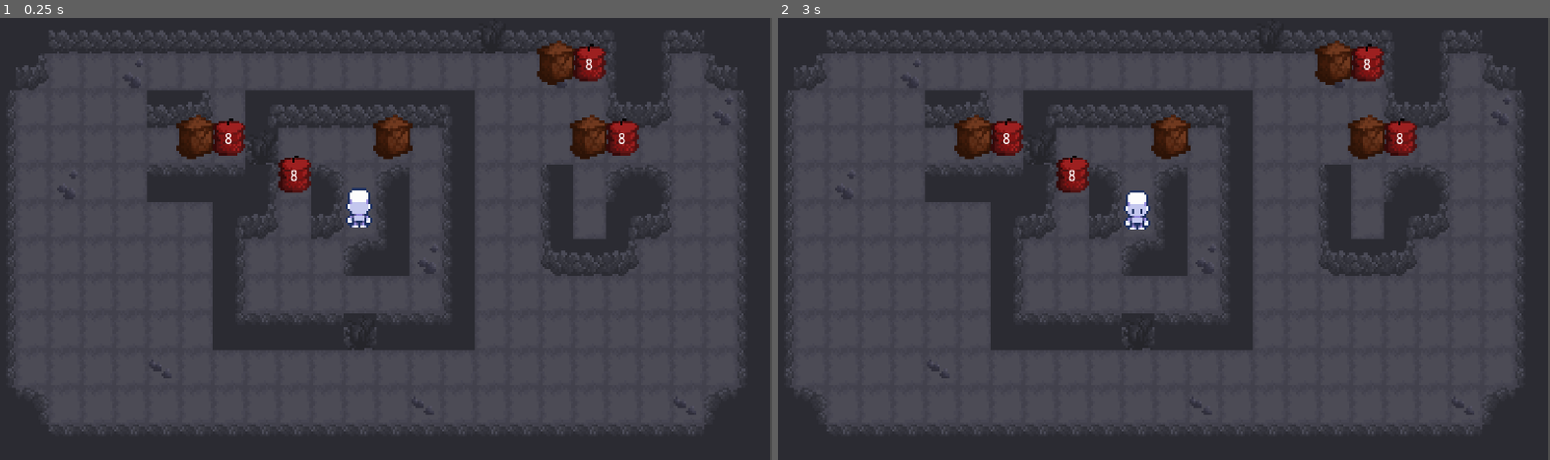
Above: before the commit, frames 1-2 (left to right).
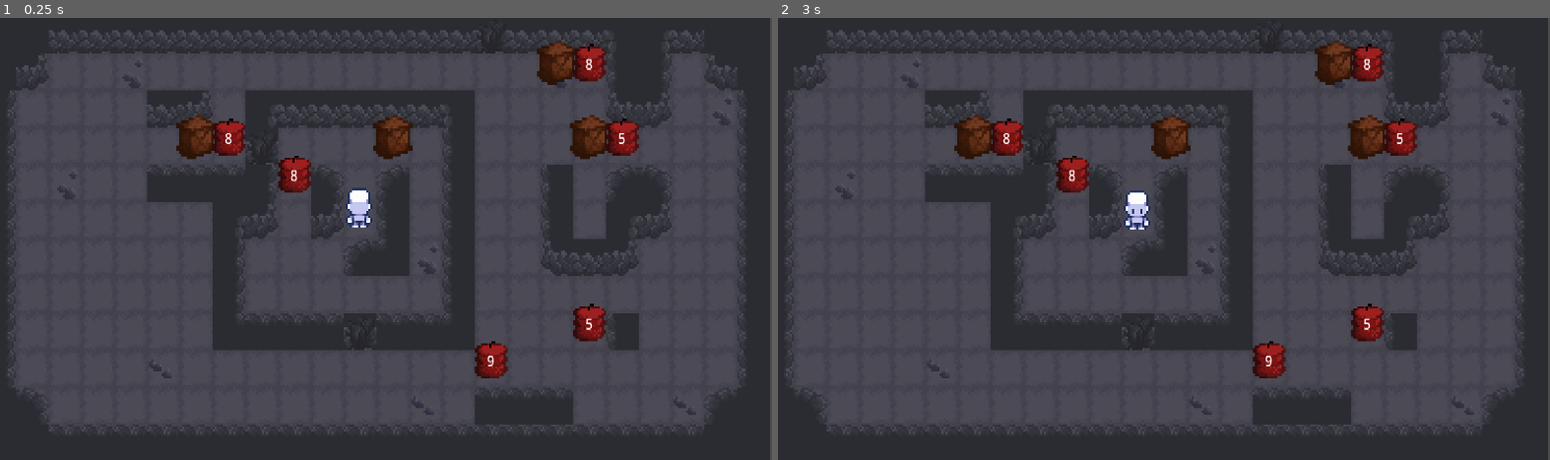
Above: after the commit, the same moments.

Repository: Talisman-J/ExplodingBoxPuzzleGame
Game: Godot game, scene res://scenes/game.tscn
Two runs of this game, one before a commit and one after it. Both use one fixed random seed, a clock stepped at 60 frames per second and the inputs below.
Inputs:
- Up to frame 1 (0.25 s): no input
- Up to frame 2 (3 s): tap Enter at 0.5, 2 s; hold D (right) 0.53-1.28 s; hold Z (undo) 0.53-1.28 s; tap Space at 1.25, 2.75 s; hold S (down) 1.28-2.03 s; tap Z (undo) at 1.35, 2.85 s; hold D (right) 2.03-2.78 s; hold Z (undo) 2.03-2.78 s; hold Up (ui_up) from 2.78 s (still down)

The runs differ from the first frame. In frame 1, 1.7% of the frame differs, in the area x 61-83%, y 26-92%; in frame 2, 1.7%.

Commit message:
Began work on making the player explode. I think Undo works with it too.

Diff:
--- a/scenes/game.tscn
+++ b/scenes/game.tscn
@@ -103,7 +103,7 @@
 light_mask = 4
 visibility_layer = 4
 position = Vector2(8, -8)
-tile_map_data = PackedByteArray("AAAJAPv/AAAFAAMAAAAKAPv/AAA …(1968 unchanged characters)… FAAMAAAAAAAMAAAAFAAEAAAD+/wMAAAAFAAEAAAA=")
+tile_map_data = PackedByteArray("AAAJAPv/AAAFAAMAAAAKAPv/AAA …(1968 unchanged characters)… FAAMAAAAAAAMAAAAFAAEAAAD+/wMAAAAFAAEAAAAFAAUAAAAFAAEAAAAHAAMAAAAEAAIAAAAEAAUAAAAFAAEAAAADAAUAAAAFAAEAAAA=")
 tile_set = SubResource("TileSet_p57ef")
 
 [node name="TileMapLayerFloor" type="TileMapLayer" parent="TileMapLayerWalls"]
@@ -139,3 +139,22 @@
 
 [node name="ExplodeBox4" parent="." instance=ExtResource("4_p57ef")]
 position = Vector2(128, -32)
+
+[node name="explodingBox" parent="ExplodeBox4" index="0"]
+countdown = 5
+
+[node name="ExplodeBox5" parent="." instance=ExtResource("4_p57ef")]
+position = Vector2(112, 48)
+
+[node name="explodingBox" parent="ExplodeBox5" index="0"]
+countdown = 5
+
+[node name="ExplodeBox6" parent="." instance=ExtResource("4_p57ef")]
+position = Vector2(64, 64)
+
+[node name="explodingBox" parent="ExplodeBox6" index="0"]
+countdown = 9
+
+[editable path="ExplodeBox4"]
+[editable path="ExplodeBox5"]
+[editable path="ExplodeBox6"]
--- a/scripts/explodeBox.gd
+++ b/scripts/explodeBox.gd
@@ -107,6 +107,7 @@
 		currPos = initPos
 		self.position = initPos
 
+#HOW TO CHANGE THIS: Right click on the exploding box scene, turn on editable-children.
 @export var countdown : int = 5
 @onready var tempCountdown = countdown
 func updateExplosionTimer(num):
--- a/scripts/player.gd
+++ b/scripts/player.gd
@@ -9,8 +9,16 @@
 static var MOVECOUNT : int = 0
 var exploding = false
 var gettingPushed = false
+var dead : bool = false
+var didMove = false
+var turnsSinceDeath = null
 
-var didMove = false
+
+
+#TODO: Make explosions that go off at the same time all affect the player/boxes.
+#TODO: Make it so that the player can still press movement keys to advance turns but just can't move.
+
+
 
 func setMovingTrue():
 	moving = true
@@ -30,6 +38,20 @@
 const TILE_SIZE = 16
 
 func _unhandled_input(event):
+	if dead:
+		print("DEAD")
+		if event.is_action_pressed("ui_right") or event.is_action_pressed("ui_left") or event.is_action_pressed("ui_up") or event.is_action_pressed("ui_down"):
+			MOVECOUNT += 1
+			moveCountChange.emit(MOVECOUNT)
+			turnsSinceDeath += 1
+			moves.append([position, input_vector])
+		if event.is_action_pressed("undoMove"):
+			undo()
+			turnsSinceDeath -= 1
+			if turnsSinceDeath == 0:
+				dead = false
+				turnsSinceDeath = null
+		return
 	if moving == false:
 		# Only react to key presses (no continuous movement)
 		if event.is_action_pressed("ui_right"):
@@ -71,21 +93,31 @@
 	moves.append([position, input_vector])
 	return didMove
 
+var inputs = {
+	"right": Vector2.RIGHT,
+	"left": Vector2.LEFT,
+	"up": Vector2.UP,
+	"down": Vector2.DOWN}
+
 
 func attempt_move(direction):
+	if exploding:
+		input_vector = inputs[direction]
 	var target_pos = currPos + input_vector * TILE_SIZE
 
 	if can_move_to(direction):
 		currPos = target_pos
-		setMovingTrue() # Lock until move completes
+		#setMovingTrue()
 		position = currPos
-	if gettingPushed == false:
+	if gettingPushed == false and exploding == false:
 		moves.append([position, input_vector])
 		MOVECOUNT += 1
 		moveCountChange.emit(MOVECOUNT)
+		if dead == true:
+			turnsSinceDeath += 1
 	update_animation_parameters()
-	if !exploding:
-		setMovingFalse()
+	#if !exploding:
+		#setMovingFalse()
 
 func update_animation_parameters():
 	# Update blend position (for direction)
@@ -97,12 +129,6 @@
 	animation_tree["parameters/playback"].travel("Idle")
 	#else:
 		#animation_tree["parameters/playback"].travel("Walk")
-
-var inputs = {
-	"right": Vector2.RIGHT,
-	"left": Vector2.LEFT,
-	"up": Vector2.UP,
-	"down": Vector2.DOWN}
 
 func can_move_to(checkPos) -> bool:
 	var angleDir = inputs[checkPos].angle()
@@ -120,16 +146,6 @@
 
 
 func undo():
-	#TODO: Undo should reset each time a new room is entered so as not to build up way too much data. Set return point to where new room is entered
-
-	#TODO: In order to handle wall breaks, create a new object where broken wall is that increments for each move. Decrements for each undo. When reaches 0, replace wall.
-	#Same can be done for exploding blocks and any other blocks that get removed. Corpses will be similar to boxes.
-
-	#TODO: Make other objects undo also.
-	# -Maybe just give each object a position array. Seems like it would get laggy quick though.
-	# -Different solution have marker points that do diff things so basically only has to know when and what happened but not where.
-	# Would get out of hand with how many things can happen though especially in all 4 direcions...
-
 	if moves.size() > 1:
 		#Pop the back and set player position to the new back.
 		moves.pop_back()
@@ -151,5 +167,19 @@
 
 func explode(dir):
 	exploding = true
-	print("Player Blew UP")
-	setMovingTrue()
+	dead = true
+	print("EXPLODING PLAYER IN DIRECTION:", dir)
+
+	#This might error or might not be necessary
+	moves.pop_back()
+
+	attempt_move(dir)
+	attempt_move(dir)
+
+	moves.append([position, input_vector])
+
+	if turnsSinceDeath != null:
+		turnsSinceDeath = 0
+
+
+	exploding = false
